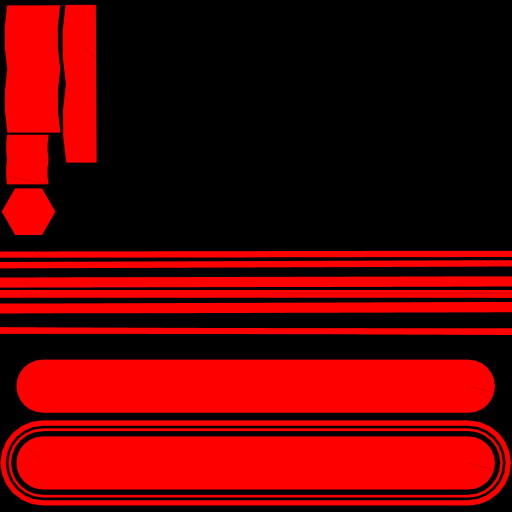
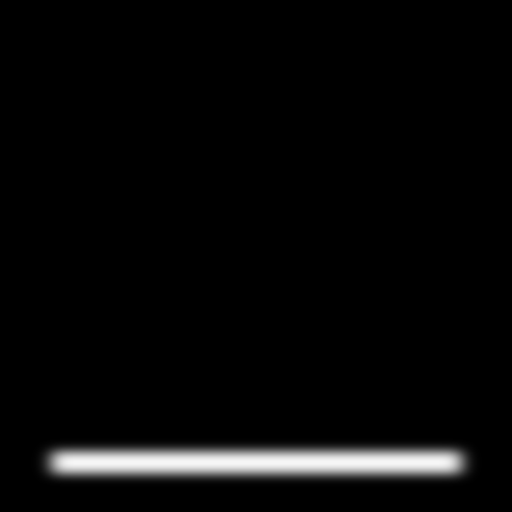
Comparing the layer stacks of the two 512px x 512px images. Changes:
added group "E" with 2 layers above "D" over [0, 4, 512, 506]
added layer "Ebene 1" in group "E" over [31, 438, 482, 487]
added layer "Ebene 2" in group "E" over [0, 4, 512, 506]
added group "D" with 3 layers above "Hintergrund" over [0, 4, 512, 506]
added layer "R150_Screws" in group "D" over [17, 457, 494, 469]
renamed "Ebene" to "R255", moved it into group "D", painted on it over [0, 4, 512, 506]
